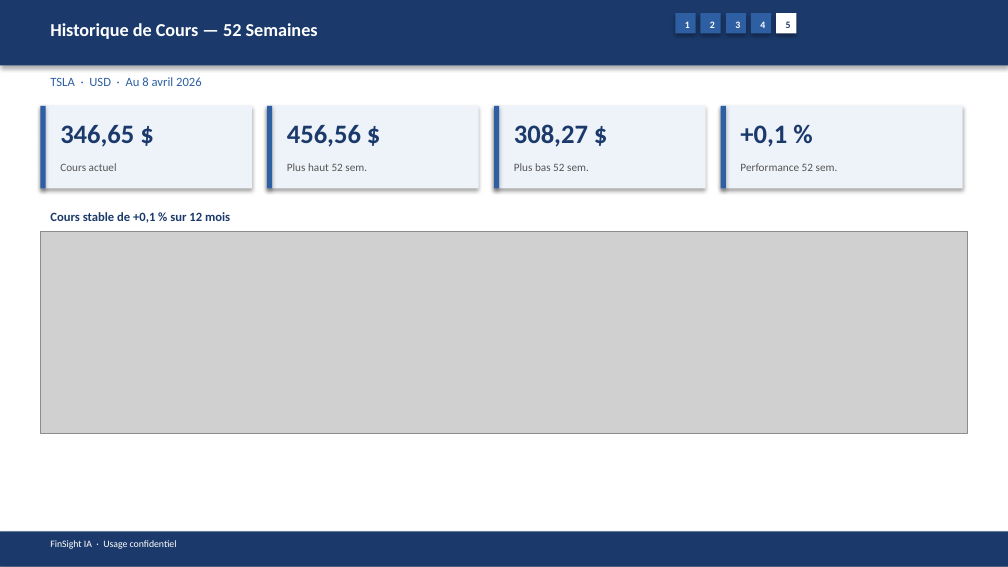
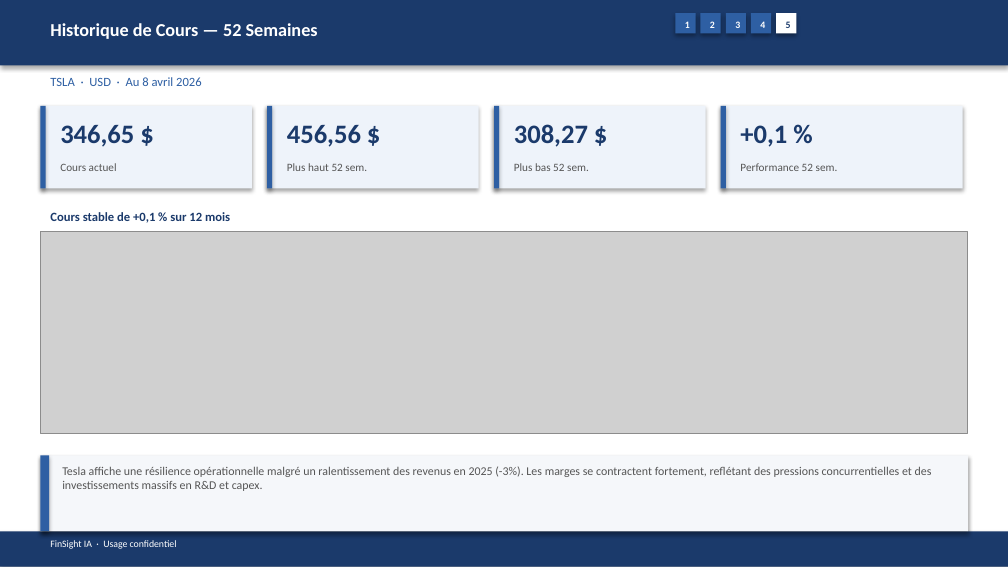
Before and after one commit to baptistejeh07-art/finsight-ia, a slide deck: slide 23 of preview/TSLA/TSLA_pitchbook.pptx. Drawn at 1008x567 pixels with LibreOffice and Linux fonts; fonts in the diff are those of the drawing; grey boxes stand for pictures. Boxes give left, top, right and bottom in pixels: in the first picture for what was removed or moved away, otherwise in the second. Text is boxed around its words. In the diff, an @@ line names an element or a change of style, - is before the commit and + after.

```diff
--- a/preview/TSLA/TSLA_pitchbook.pptx
+++ b/preview/TSLA/TSLA_pitchbook.pptx
@@ rectangle added at (40, 456, 968, 531), fill #F5F7FA @@
@@ rectangle added at (40, 456, 49, 531), fill #2E5FA3 @@
@@ text added at (62, 466, 932, 491), 8.5 pt, text #555555 @@
+Tesla affiche une résilience opérationnelle malgré un ralentissement des revenus en 2025 (-3%). Les marges se contractent fortement, reflétant des pressions concurrentielles et des investissements massifs en R&D et capex.
```
Also in this commit, not shown: 15 other slides changed, 4 other files.
